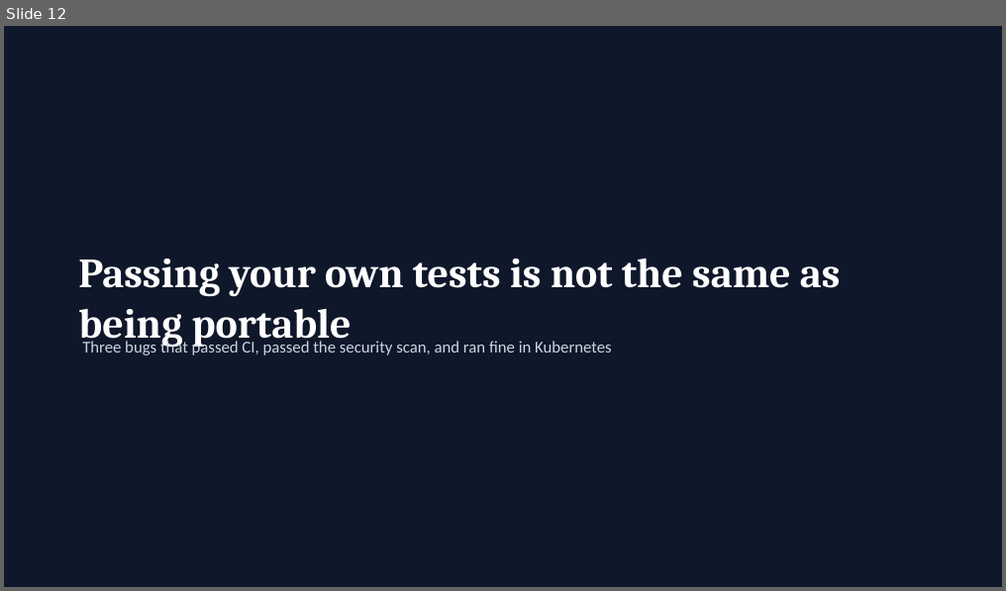
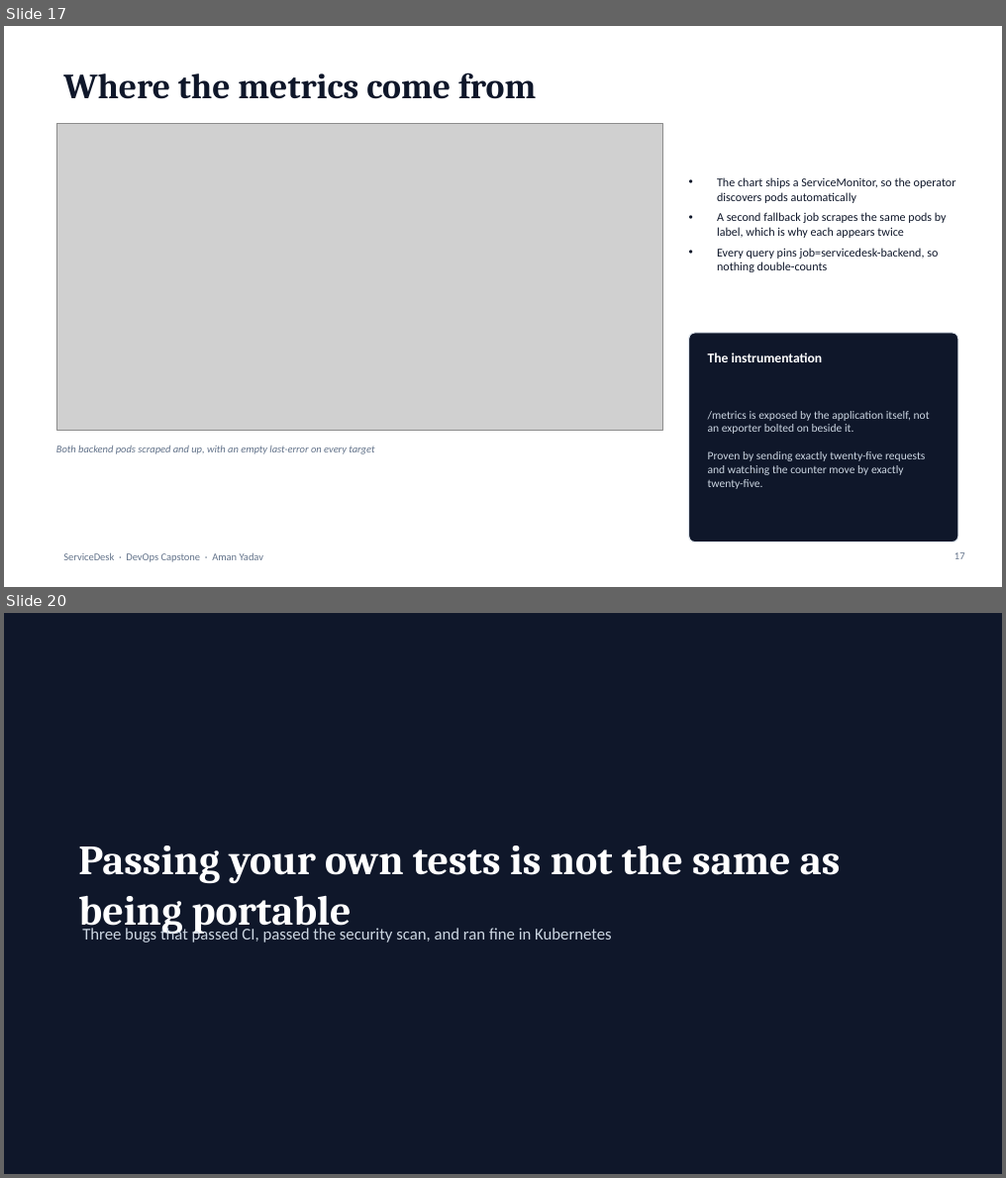
Before and after one commit to AmanYadav7015/devops-capstone-servicedesk, a slide deck: docs/deck/servicedesk-capstone.pptx. Shown one above the other, each under a label of ours: slide 12 before the commit, slides 17 and 20 after it; the slides between them are not shown. The pictures are 1006x591 and 1006x1178 pixels, drawn with LibreOffice and Linux fonts; fonts in the diff are those of the drawing; grey boxes stand for pictures. Boxes give left, top, right and bottom in pixels: in the first picture for what was removed or moved away, otherwise in the second. Text is boxed around its words. In the diff, an @@ line names an element or a change of style, - is before the commit and + after.

```diff
--- a/docs/deck/servicedesk-capstone.pptx
+++ b/docs/deck/servicedesk-capstone.pptx
@@ slide 17 added at (4, 26, 1002, 587), background #FFFFFF @@
@@ title added at (63, 73, 536, 99), 34 pt, text #0F172A, bold @@
+Where the metrics come from
@@ picture added at (56, 123, 662, 430) @@
@@ text added at (717, 177, 956, 273), 11.5 pt, text #0F172A @@
+• The chart ships a ServiceMonitor, so the operator discovers pods automatically
+• A second fallback job scrapes the same pods by label, which is why each appears twice
+• Every query pins job=servicedesk-backend, so nothing double-counts
@@ rounded rectangle added at (689, 333, 958, 543), fill #0F172A, outline #E2E8F0 1 pt @@
@@ text added at (708, 353, 823, 363), 13 pt, text #FFFFFF, bold @@
+The instrumentation
@@ text added at (708, 411, 930, 489), 11 pt, text #CBD5E1 @@
+/metrics is exposed by the application itself, not an exporter bolted on beside it.
+Proven by sending exactly twenty-five requests and watching the counter move by exactly twenty-five.
@@ text added at (56, 446, 374, 455), 10 pt, text #64748B, italic @@
+Both backend pods scraped and up, with an empty last-error on every target
@@ text added at (63, 554, 264, 563), 10 pt, text #64748B @@
+ServiceDesk · DevOps Capstone · Aman Yadav
@@ page number added at (954, 553, 965, 560), 10 pt, text #64748B @@
+17
@@ what was slide 12 is now slide 20 @@
```
Also in this commit, not shown: 9 slides changed, 9 other slides added, 2 slides removed, 1 other file.
